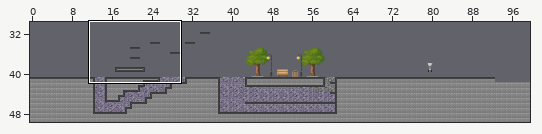
A Tiled map gets an edit: Game/core/assets/level3.tmx. The first picture is a wide view before the edit; the outline marks the close-up.
Close-up. First the earlier version:
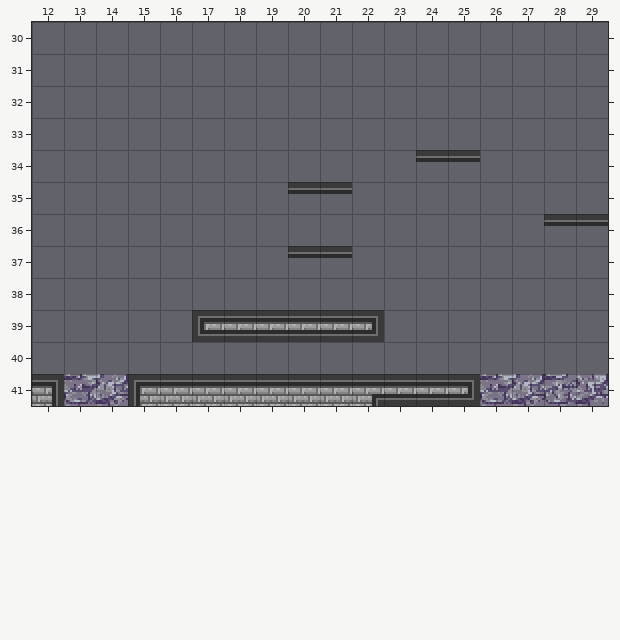
Cells are 16x16 px. Shown: x 12..29, y 30..41. The commit also changed other parts of the map, which this record leaves out. Tiles whose own drawing changed are shown in their newer look in all pictures.
Now the later version:
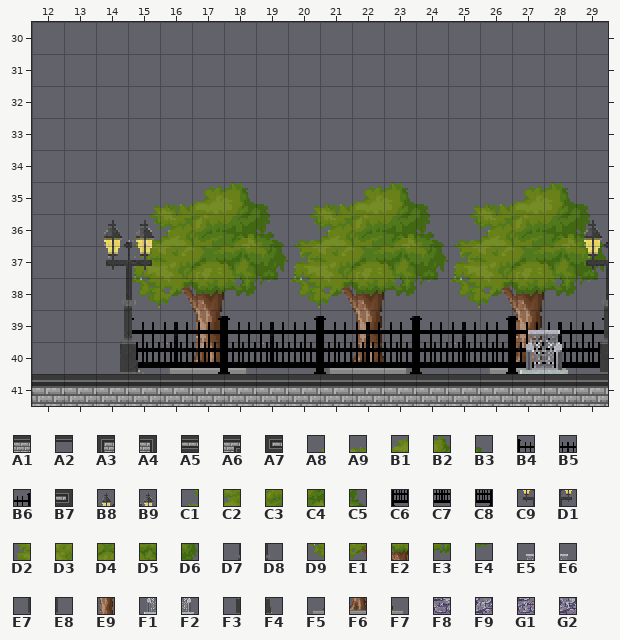
Key: from "Style": A1 0, A2 1, A3 2, A4 3, A5 5, A6 71, A7 133, A8 144, A9 145, B1 146, B2 147, B3 148, B4 149, B5 150, B6 151, B7 197, B8 198, B9 199, C1 208, C2 209, C3 210, C4 211, C5 212, C6 213, C7 214, C8 215, C9 262, D1 263, D2 272, D3 273, D4 274, D5 275, D6 276, D7 326, D8 327, D9 336, E1 337, E2 338, E3 339, E4 340, E5 388, E6 389, E7 390, E8 391, E9 402, F1 452, F2 453, F3 454, F4 455, F5 465, F6 466, F7 467, F8 653, F9 654, G1 655, G2 656.
__ is an empty cell.
Diff:
Layer "bg":
y 35: x 15..29 __ __ __ __ __ __ __ __ __ __ __ __ __ __ __ -> A8 A9 B1 B2 B3 A8 A9 B1 B2 B3 A8 A9 B1 B2 B3
y 36: x 15..29 __ __ __ __ __ __ __ __ __ __ __ __ __ __ __ -> C1 C2 C3 C4 C5 C1 C2 C3 C4 C5 C1 C2 C3 C4 C5
y 37: x 15..29 __ __ __ __ __ __ __ __ __ __ __ __ __ __ __ -> D2 D3 D4 D5 D6 D2 D3 D4 D5 D6 D2 D3 D4 D5 D6
y 38: x 15..29 __ __ __ __ __ __ __ __ __ __ __ __ __ __ __ -> D9 E1 E2 E3 E4 D9 E1 E2 E3 E4 D9 E1 E2 E3 E4
y 39: x 17 __ -> E9; x 22 __ -> E9; x 27 __ -> E9
y 40: x 16..18 __ __ __ -> F5 F6 F7; x 21..23 __ __ __ -> F5 F6 F7; x 26..28 __ __ __ -> F5 F6 F7
y 41: x 13..14 F8 F9 -> __ __; x 26..29 F8 F9 G1 G2 -> __ __ __ __
Layer "m1":
y 34: x 24..25 A2 A2 -> __ __
y 35: x 20..21 A2 A2 -> __ __
y 36: x 28..29 A2 A2 -> __ __
y 37: x 20..21 A2 A2 -> __ __
y 39: x 15..29 __ __ A7 A5 A5 A5 A5 B7 __ __ __ __ __ __ __ -> B4 B5 B6 B4 B5 B6 B4 B5 B6 B4 B5 B6 B4 B5 B6
y 40: x 15..29 __ __ __ __ __ __ __ __ __ __ __ __ __ __ __ -> C6 C7 C8 C6 C7 C8 C6 C7 C8 C6 C7 C8 C6 C7 C8
y 41: x 12..15 A4 __ __ A3 -> A1 A1 A1 A1; x 22..29 A6 A5 A5 B7 __ __ __ __ -> A1 A1 A1 A1 A1 A1 A1 A1
Layer "m2":
y 36: x 14..15 __ __ -> B8 B9
y 37: x 14..15 __ __ -> C9 D1
y 38: x 14..15 __ __ -> D7 D8
y 39: x 14..15 __ __ -> E7 E8
y 40: x 14..15 __ __ -> F3 F4
Layer "fg":
y 36: x 29 __ -> B8
y 37: x 29 __ -> C9
y 38: x 29 __ -> D7
y 39: x 27..29 __ __ __ -> E5 E6 E7
y 40: x 27..29 __ __ __ -> F1 F2 F3
Boxes around the changes in both close-ups, in picture pixels (x1, y1, x2, y2):
changed: (52, 150, 608, 406)
